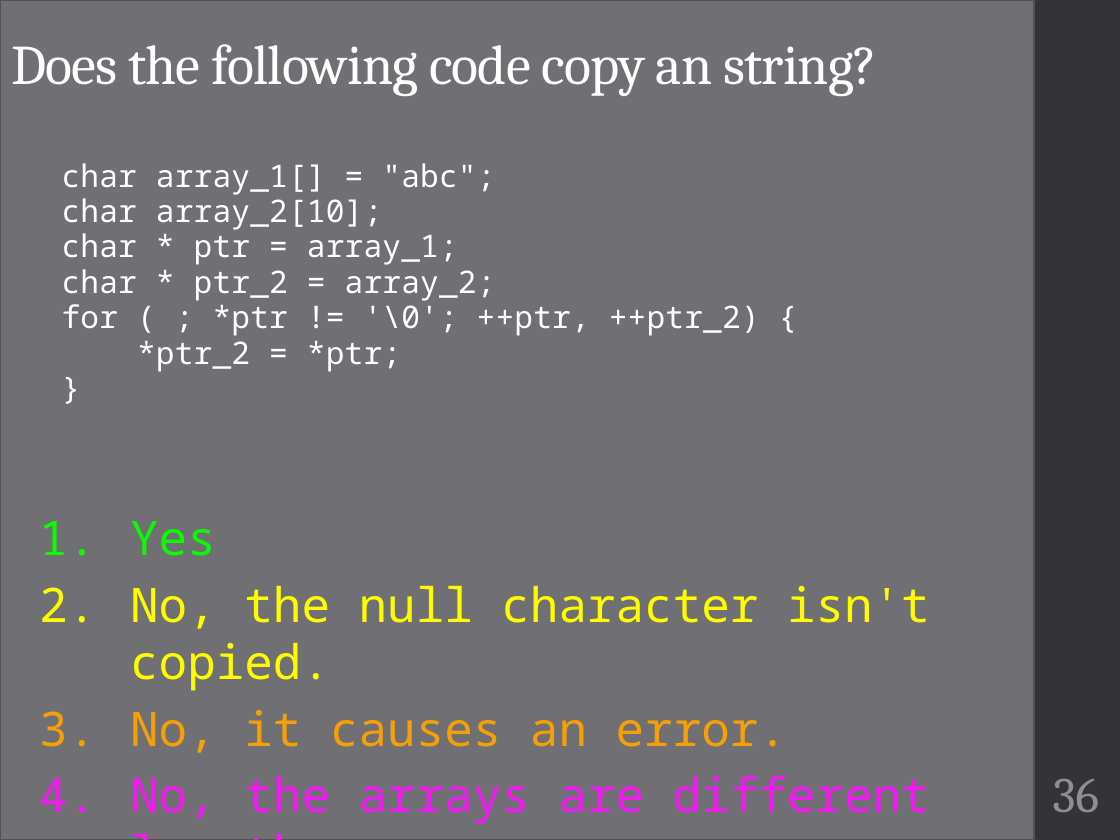
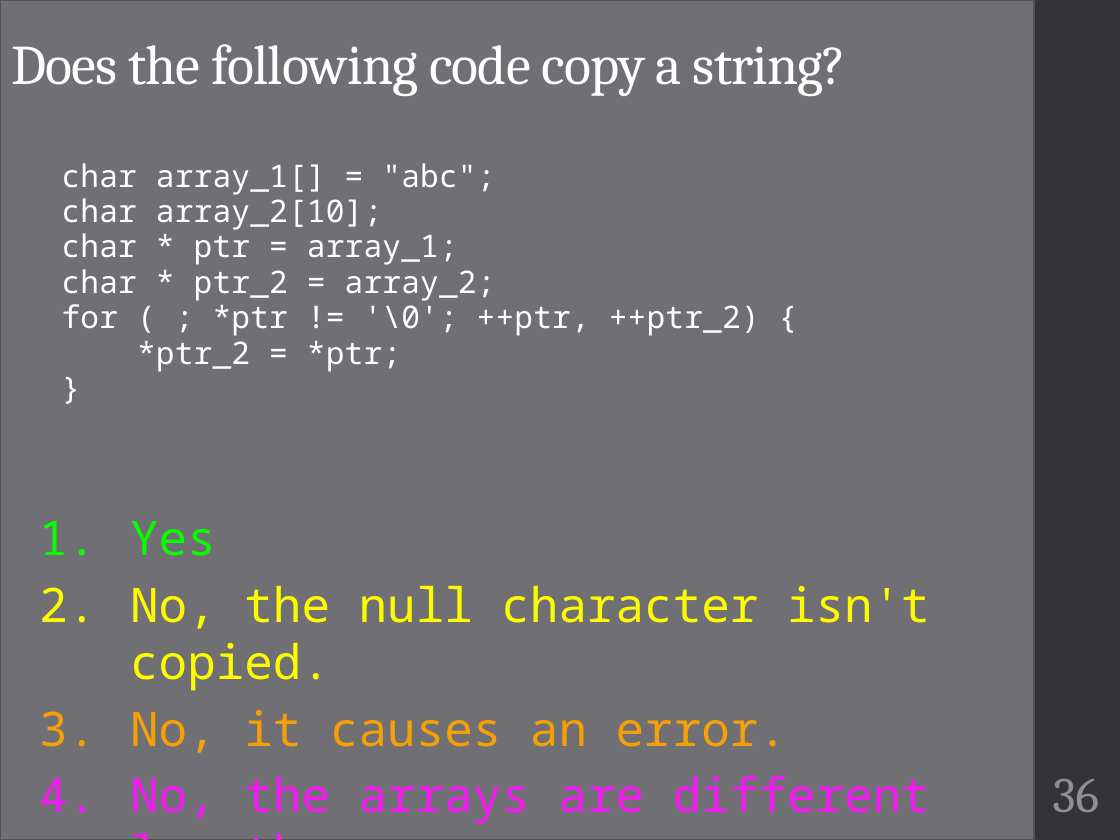
Before and after one commit to geneti/cse220_2020fall, a slide deck: slide 36 of Lectures/cse220-14-strings.pptx. Drawn at 1120x840 pixels with LibreOffice and Linux fonts; fonts in the diff are those of the drawing. Boxes give left, top, right and bottom in pixels: in the first picture for what was removed or moved away, otherwise in the second. Text is boxed around its words. In the diff, an @@ line names an element or a change of style, - is before the commit and + after.

Commit message:
lecture17

```diff
--- a/Lectures/cse220-14-strings.pptx
+++ b/Lectures/cse220-14-strings.pptx
@@ title at [11, 44, 847, 96]: text changed @@
-Does the following code copy an string?
+Does the following code copy a string?
```
Also in this commit, not shown: 1 other slide changed.
